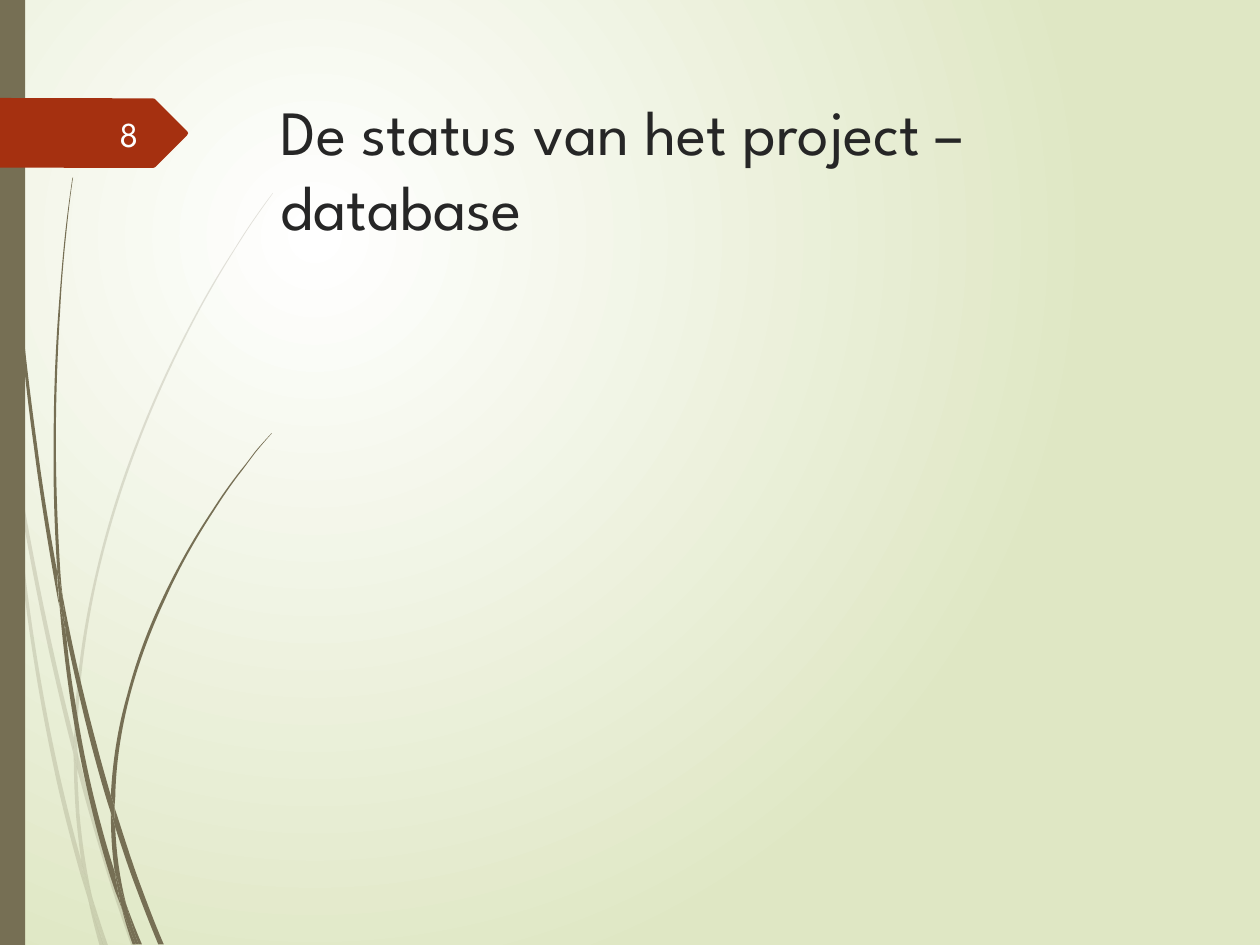
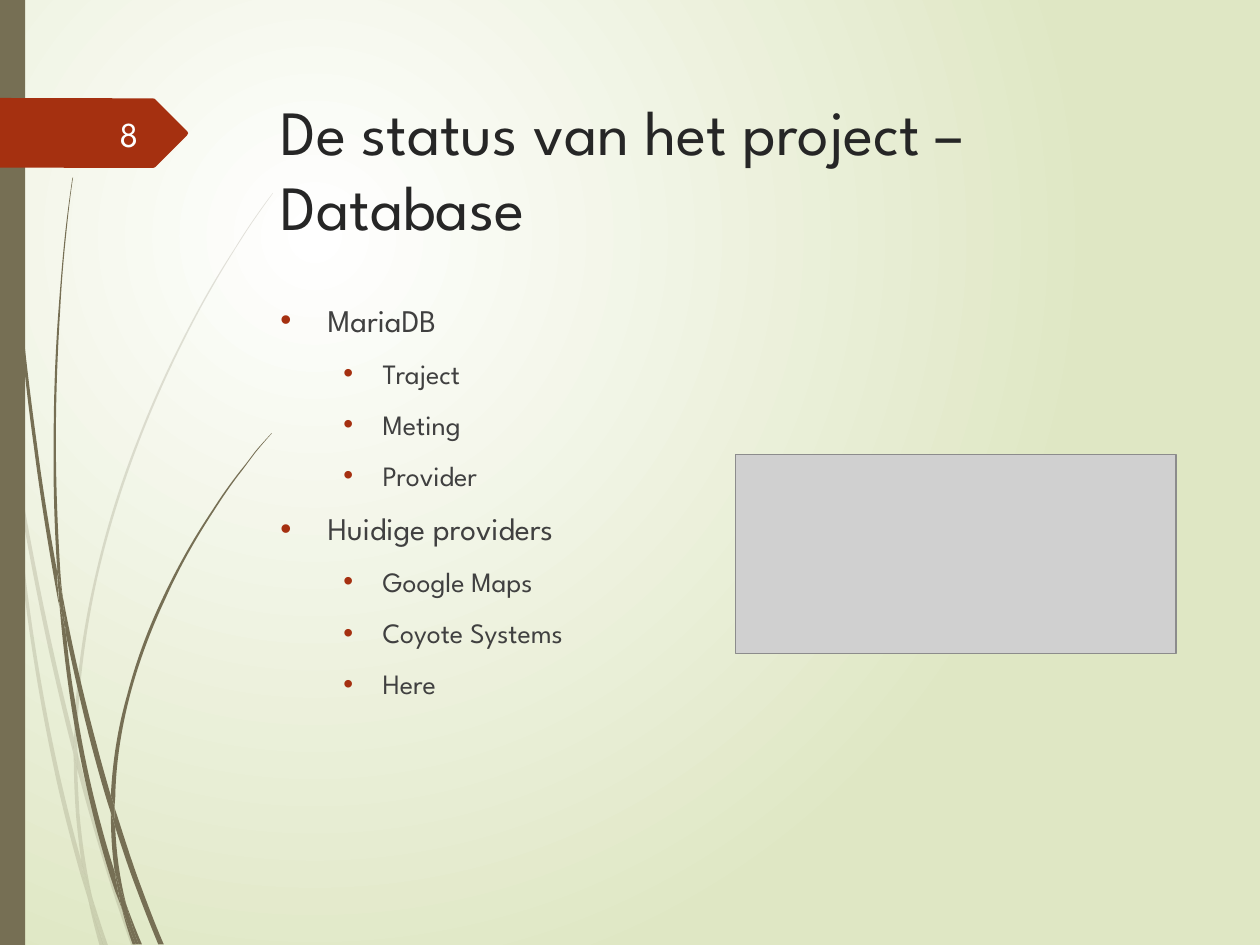
Before and after one commit to ghentlivinglab/Traffic-Travel-Time-Analyzer-3, a slide deck: slide 8 of Sprint1.pptx. Drawn at 1260x945 pixels with LibreOffice and Linux fonts; fonts in the diff are those of the drawing; grey boxes stand for pictures. Boxes give left, top, right and bottom in pixels: in the first picture for what was removed or moved away, otherwise in the second. Text is boxed around its words. In the diff, an @@ line names an element or a change of style, - is before the commit and + after.

Commit message:
ppt

```diff
--- a/Sprint1.pptx
+++ b/Sprint1.pptx
@@ title at [281,111,920,231]: text changed @@
-De status van het project – database
+De status van het project – Database
@@ text added at [328,311,563,695], 16 pt, text #404040 @@
+• MariaDB
+  • Traject
+  • Meting
+  • Provider
+• Huidige providers
+  • Google Maps
+  • Coyote Systems
+  • Here
@@ picture added at [736,455,1177,654] @@
```
Also in this commit, not shown: 2 other slides changed, 1 slide added, 1 other file.
